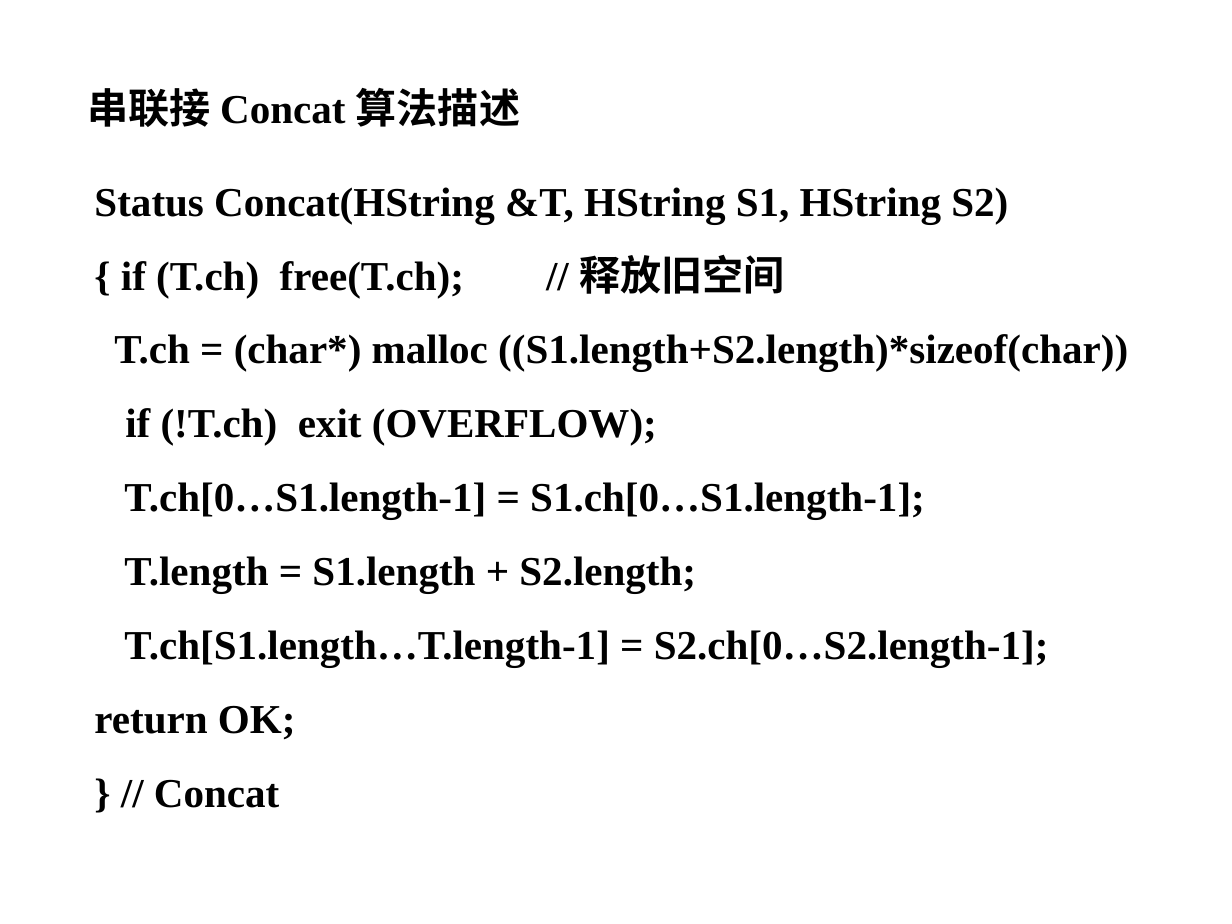
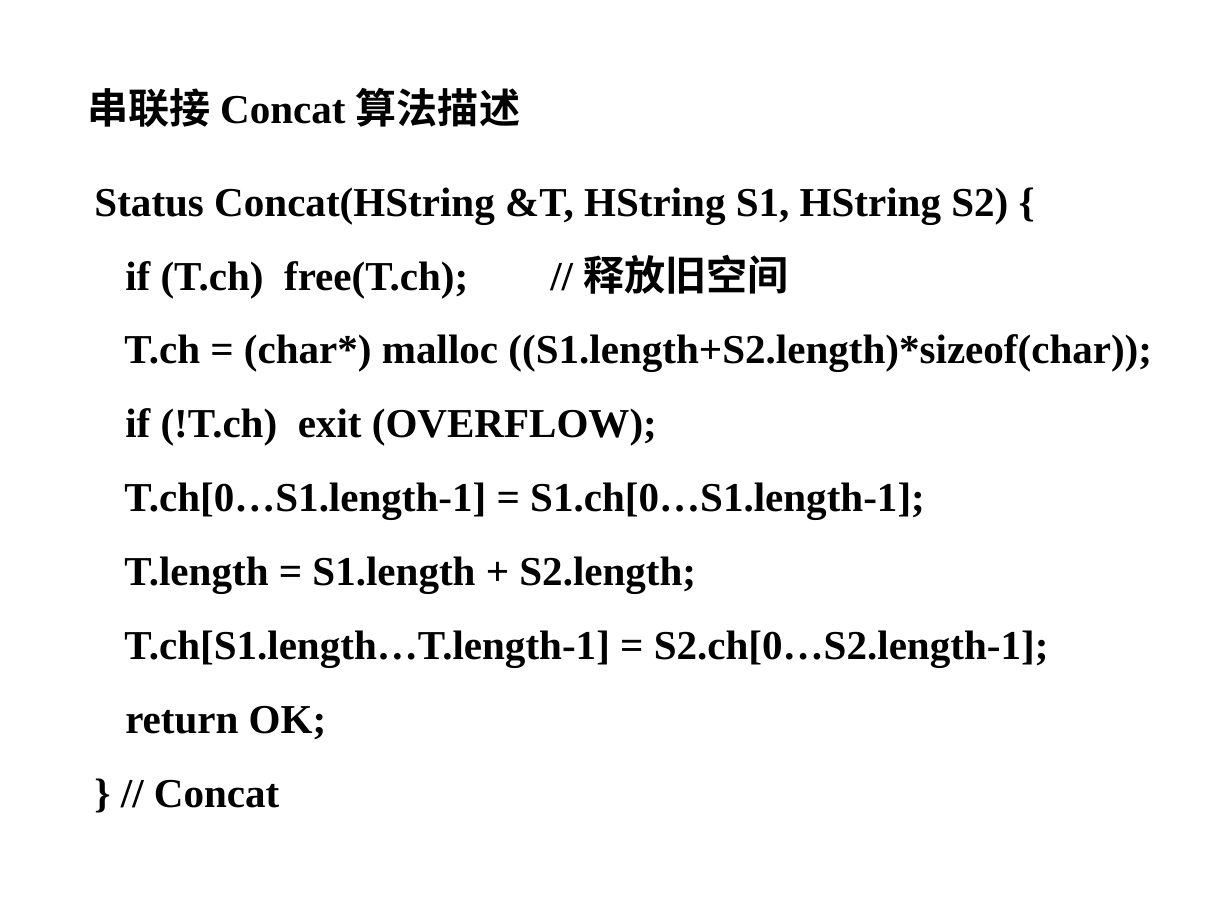
Before and after one commit to Gempittance/Data_Structur_Build, a slide deck: slide 30 of 数据结构PPT/ds4.pptx. Drawn at 1232x924 pixels with LibreOffice and Linux fonts; fonts in the diff are those of the drawing; background and template pictures are left out. Boxes give left, top, right and bottom in pixels: in the first picture for what was removed or moved away, otherwise in the second. Text is boxed around its words. In the diff, an @@ line names an element or a change of style, - is before the commit and + after.

```diff
--- a/数据结构PPT/ds4.pptx
+++ b/数据结构PPT/ds4.pptx
@@ text at [94, 187, 1152, 371]: text changed @@
-Status Concat(HString &T, HString S1, HString S2)
-{ if (T.ch) free(T.ch); // 释放旧空间
-T.ch = (char*) malloc ((S1.length+S2.length)*sizeof(char))
+Status Concat(HString &T, HString S1, HString S2) {
+if (T.ch) free(T.ch); // 释放旧空间
+T.ch = (char*) malloc ((S1.length+S2.length)*sizeof(char));
```
Also in this commit, not shown: 9 other slides changed.
